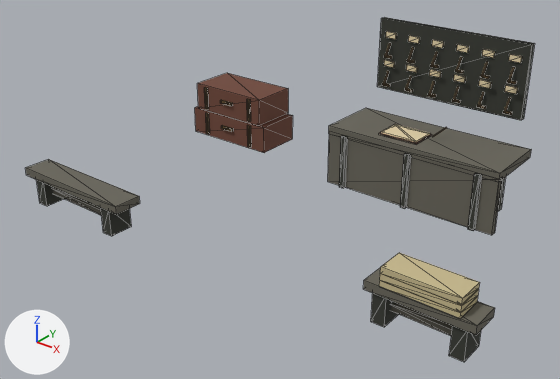
The glTF model world/art/village/village_lanterninn_artifacts.glb as it was, and as the next commit left it.
Rendered twice from a 50 mm camera at (6.6, -6.98, 5.33) aimed at (0.47, 0.69, 0.57). The lights are fixed; the arrows at lower left show +X, +Y and +Z. The first picture is the older version. Mesh edges are drawn as thin lines. Vertices at exactly the same position are counted once.

Objects in the first picture: 'village_lanterninn_artifacts'.
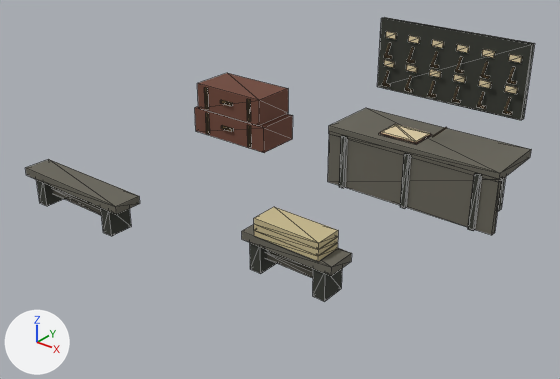
The change in detail:
me_village_lanterninn_artifacts is used by ob_village_lanterninn_artifacts; location (0.0, 0.0, 0.0).
me_village_lanterninn_artifacts had 552 vertices, 828 faces and spanned x -3.03..4.05, y -1.06..3.35, z 0.0..2.5.
me_village_lanterninn_artifacts now has 552 vertices, 828 faces and spans x -3.03..3.0, y -1.06..3.35, z 0.0..2.5.
me_village_lanterninn_artifacts part 1: the loose piece of 8 vertices spanning x 2.65..4.05, y -0.51..-0.09, z 0.42..0.54 is moved by (-1.85, 0.0, 0.0).
me_village_lanterninn_artifacts part 2: the loose piece of 8 vertices spanning x 2.85..3.85, y -0.34..-0.25, z 0.16..0.25 is moved by (-1.85, 0.0, 0.0).
me_village_lanterninn_artifacts part 3: the loose piece of 8 vertices spanning x 2.76..2.94, y -0.48..-0.12, z 0.0..0.44 is moved by (-1.85, 0.0, 0.0).
me_village_lanterninn_artifacts part 4: the loose piece of 8 vertices spanning x 3.76..3.94, y -0.48..-0.12, z 0.0..0.44 is moved by (-1.85, 0.0, 0.0).
me_village_lanterninn_artifacts part 5: the loose piece of 8 vertices spanning x 2.85..3.85, y -0.5..-0.1, z 0.53..0.61 is moved by (-1.85, 0.0, 0.0).
me_village_lanterninn_artifacts part 6: the loose piece of 8 vertices spanning x 2.85..3.85, y -0.5..-0.1, z 0.62..0.7 is moved by (-1.85, 0.0, 0.0).
me_village_lanterninn_artifacts part 7: the loose piece of 8 vertices spanning x 2.85..3.85, y -0.5..-0.1, z 0.71..0.79 is moved by (-1.85, 0.0, 0.0).

Where the change shows, as pixel boxes (x1, y1, x2, y2) in the pictures (560 x 379 px; the box of a moved part takes in the faces that stretch with it):
'village_lanterninn_artifacts', reshaped (18% shorter): before (25, 17, 535, 362); after (25, 17, 535, 301)
part 1 of me_village_lanterninn_artifacts, moved or reshaped: before (363, 267, 495, 335); after (242, 224, 352, 276)
part 2 of me_village_lanterninn_artifacts, moved or reshaped: before (391, 302, 452, 336); after (267, 251, 313, 278)
part 3 of me_village_lanterninn_artifacts, moved or reshaped: before (371, 293, 399, 327); after (250, 243, 277, 274)
part 4 of me_village_lanterninn_artifacts, moved or reshaped: before (449, 326, 481, 362); after (313, 269, 342, 301)
part 5 of me_village_lanterninn_artifacts, moved or reshaped: before (379, 280, 478, 318); after (254, 230, 338, 261)
part 6 of me_village_lanterninn_artifacts, moved or reshaped: before (380, 273, 479, 312); after (254, 224, 338, 256)
part 7 of me_village_lanterninn_artifacts, moved or reshaped: before (380, 253, 480, 305); after (254, 207, 338, 249)
